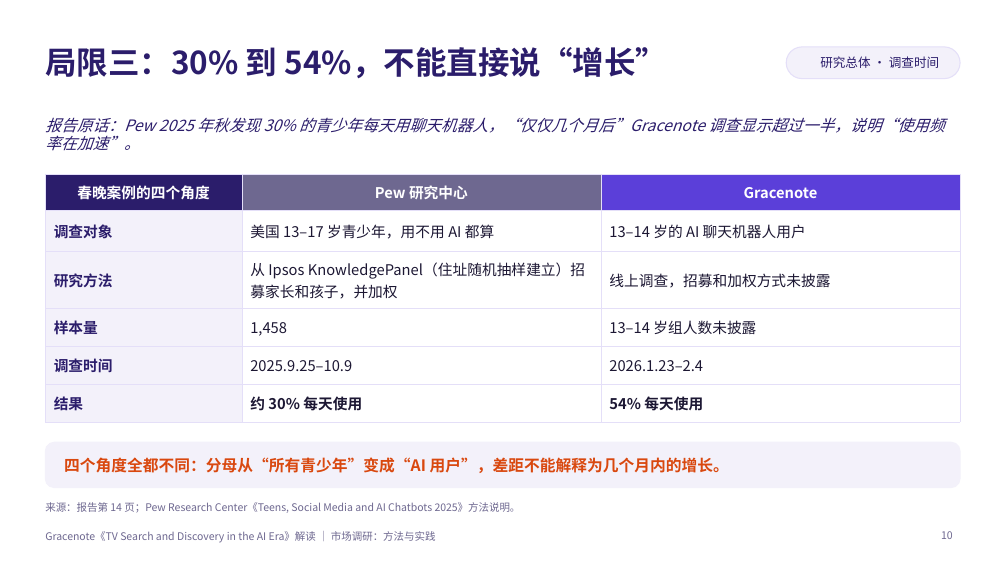
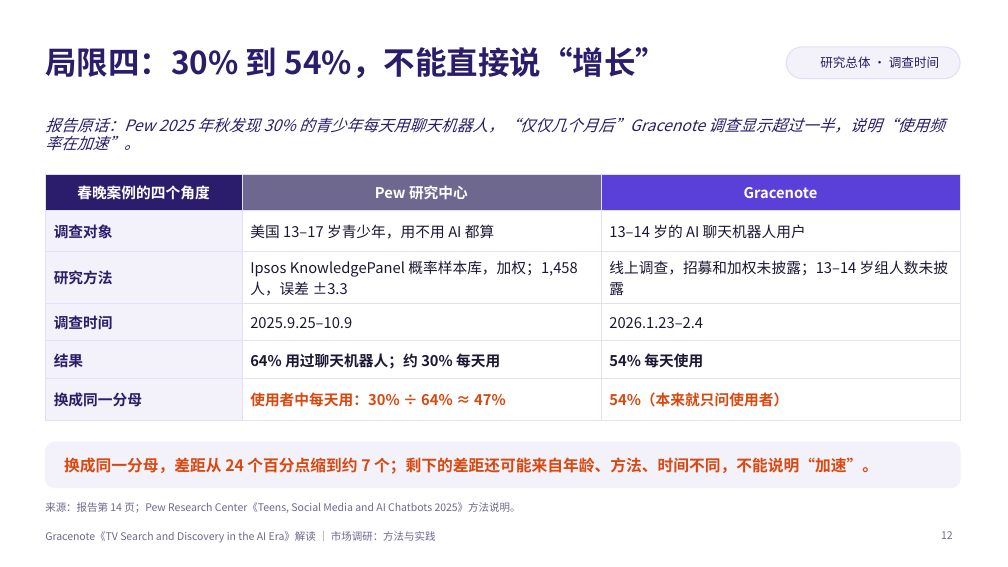
Before and after one commit to jayleo113/ppt, a slide deck: slide 12 of Gracenote_AI报告解读_课堂分享.pptx (slide 10 before the commit). Drawn at 1008x567 pixels with LibreOffice and Linux fonts; fonts in the diff are those of the drawing; background and template pictures are left out. Boxes give left, top, right and bottom in pixels: in the first picture for what was removed or moved away, otherwise in the second. Text is boxed around its words. In the diff, an @@ line names an element or a change of style, - is before the commit and + after.

```diff
--- a/Gracenote_AI报告解读_课堂分享.pptx
+++ b/Gracenote_AI报告解读_课堂分享.pptx
@@ title at (45, 47, 667, 78): text changed @@
-局限三：30% 到 54%，不能直接说“增长”
+局限四：30% 到 54%，不能直接说“增长”
@@ table at (45, 174, 960, 411) @@
-row 3: 研究方法 | 从 Ipsos KnowledgePanel（住址随机抽样建立）招募家长和孩子，并加权 | 线上调查，招募和加权方式未披露
-row 4: 样本量 | 1,458 | 13–14 岁组人数未披露
+row 3: 研究方法 | Ipsos KnowledgePanel 概率样本库，加权；1,458 人，误差 ±3.3 | 线上调查，招募和加权未披露；13–14 岁组人数未披露
-row 6: 结果 | 约 30% 每天使用 | 54% 每天使用
+row 5: 结果 | 64% 用过聊天机器人；约 30% 每天用 | 54% 每天使用
+row 6: 换成同一分母 | 使用者中每天用：30% ÷ 64% ≈ 47% | 54%（本来就只问使用者）
@@ text at (64, 457, 878, 474): text changed @@
-四个角度全都不同：分母从“所有青少年”变成“AI 用户”，差距不能解释为几个月内的增长。
+换成同一分母，差距从 24 个百分点缩到约 7 个；剩下的差距还可能来自年龄、方法、时间不同，不能说明“加速”。
@@ page number at (941, 531, 953, 539): text changed @@
-10
+12
```
Also in this commit, not shown: 10 other slides changed, 2 slides added, 3 other files.
